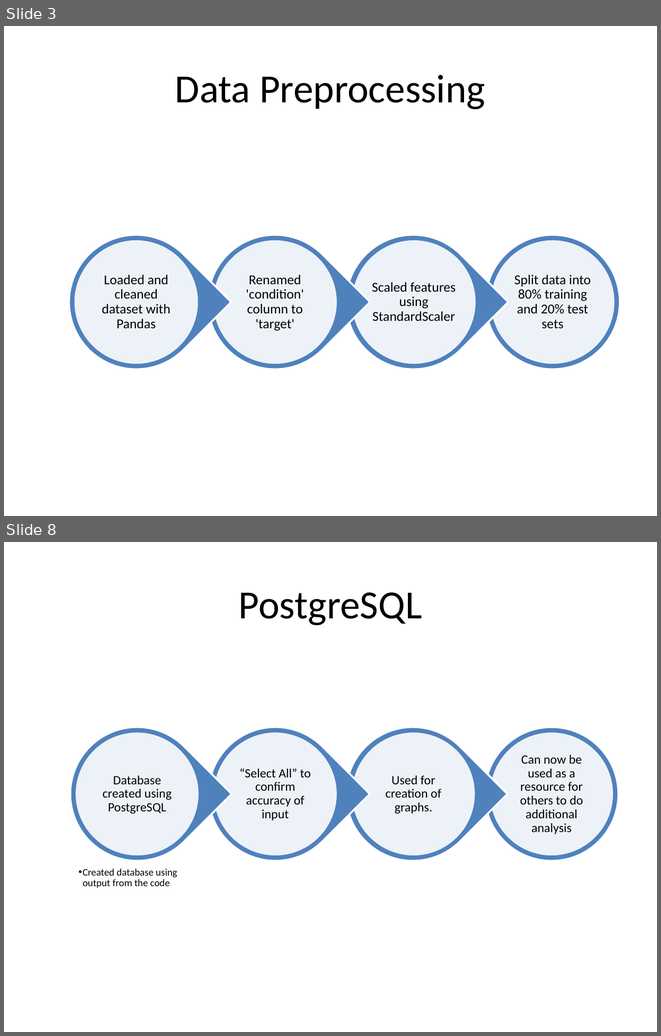
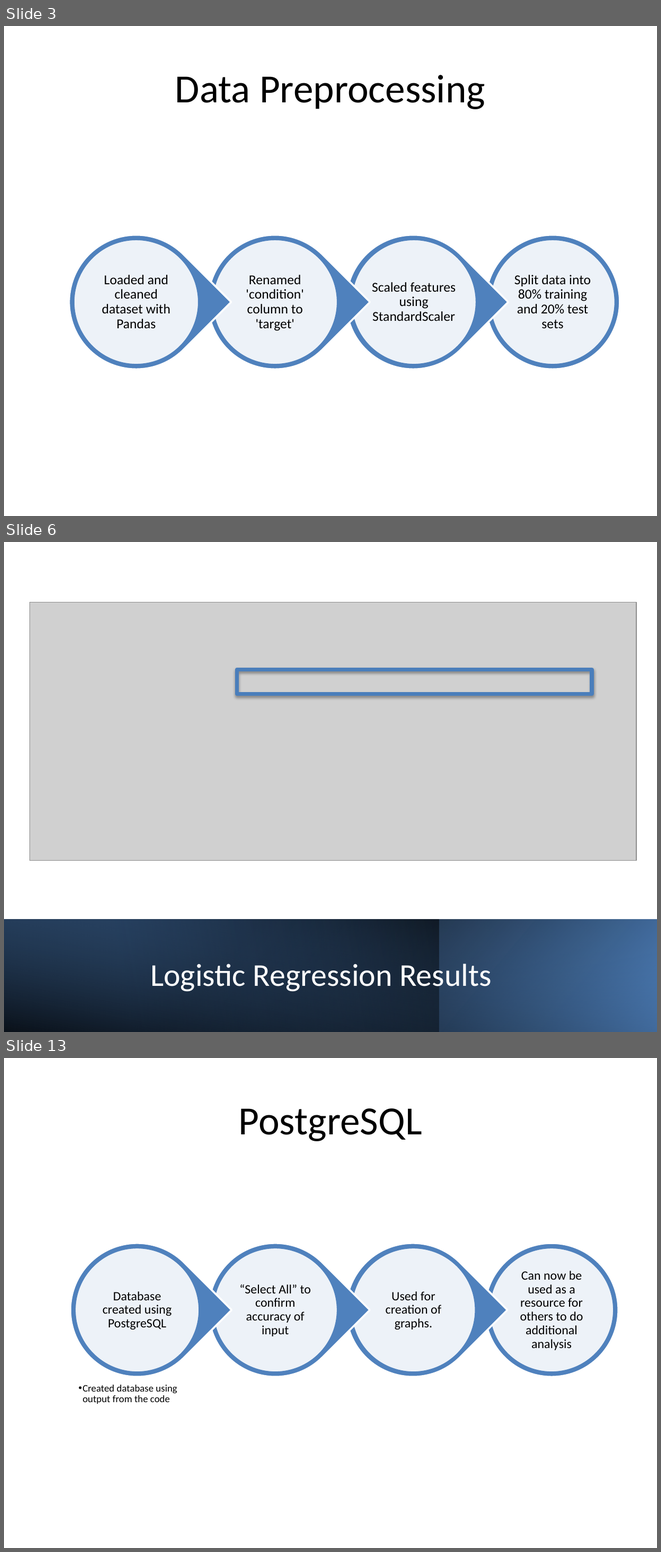
Before and after one commit to AndreaLHazzard/Heart_Disease_Predictor, a slide deck: Heart_Disease_Model_Presentation.pptx. Shown one above the other, each under a label of ours: slides 3 and 8 before the commit, slides 3, 6 and 13 after it; the slides between them are not shown. The pictures are 661x1036 and 661x1552 pixels, drawn with LibreOffice and Linux fonts; fonts in the diff are those of the drawing; grey boxes stand for pictures. Boxes give left, top, right and bottom in pixels: in the first picture for what was removed or moved away, otherwise in the second. Text is boxed around its words. In the diff, an @@ line names an element or a change of style, - is before the commit and + after.

```diff
--- a/Heart_Disease_Model_Presentation.pptx
+++ b/Heart_Disease_Model_Presentation.pptx
@@ slide 6 added at <box>4,542,657,1032</box>, background #FFFFFF @@
@@ picture added at <box>29,602,636,860</box> @@
@@ rectangle added at <box>237,669,592,694</box>, outline #4B7EBC 4.5 pt @@
@@ rectangle added at <box>4,919,657,1032</box>, fill gradient #000000 to #4F81BD @@
@@ rectangle added at <box>4,919,439,1032</box>, fill gradient #376092 to #000000 @@
@@ rectangle added at <box>4,919,657,1032</box>, fill gradient #000000 to #4F81BD @@
@@ title added at <box>150,959,491,993</box>, 35 pt, text #FFFFFF @@
+Logistic Regression Results
@@ what was slide 8 is now slide 13 @@
```
Also in this commit, not shown: 14 slides changed, 5 other slides added, 4 slides removed.
